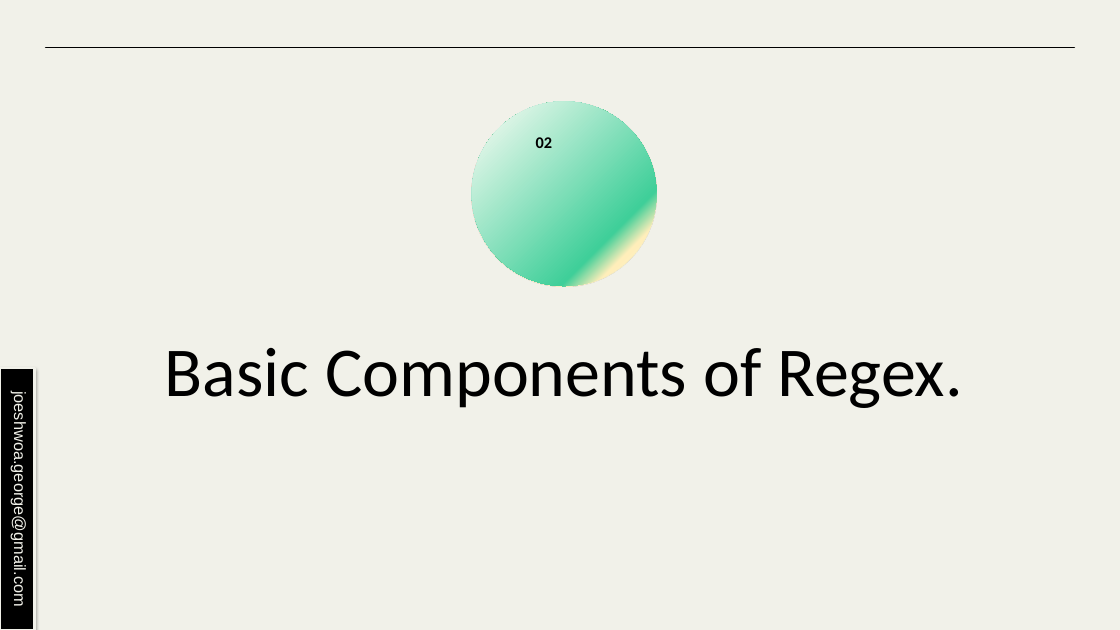
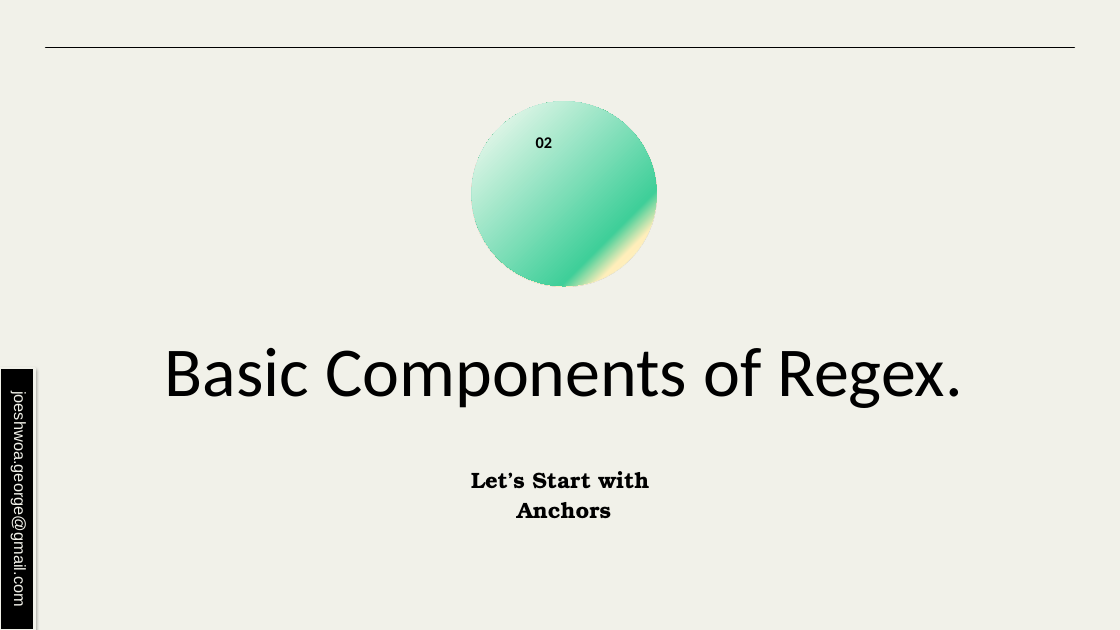
Before and after one commit to joeshwoa/Supabase_course_content, a slide deck: slide 9 of Mastering Supabase Session7.pptx. Drawn at 1120x630 pixels with LibreOffice and Linux fonts; fonts in the diff are those of the drawing. Boxes give left, top, right and bottom in pixels: in the first picture for what was removed or moved away, otherwise in the second. Text is boxed around its words. In the diff, an @@ line names an element or a change of style, - is before the commit and + after.

```diff
--- a/Mastering Supabase Session7.pptx
+++ b/Mastering Supabase Session7.pptx
@@ text added at bbox=[471, 471, 649, 519], 19 pt, text #000000, bold @@
+Let’s Start with
+Anchors
```
Also in this commit, not shown: 2 other slides changed, 10 other files.
